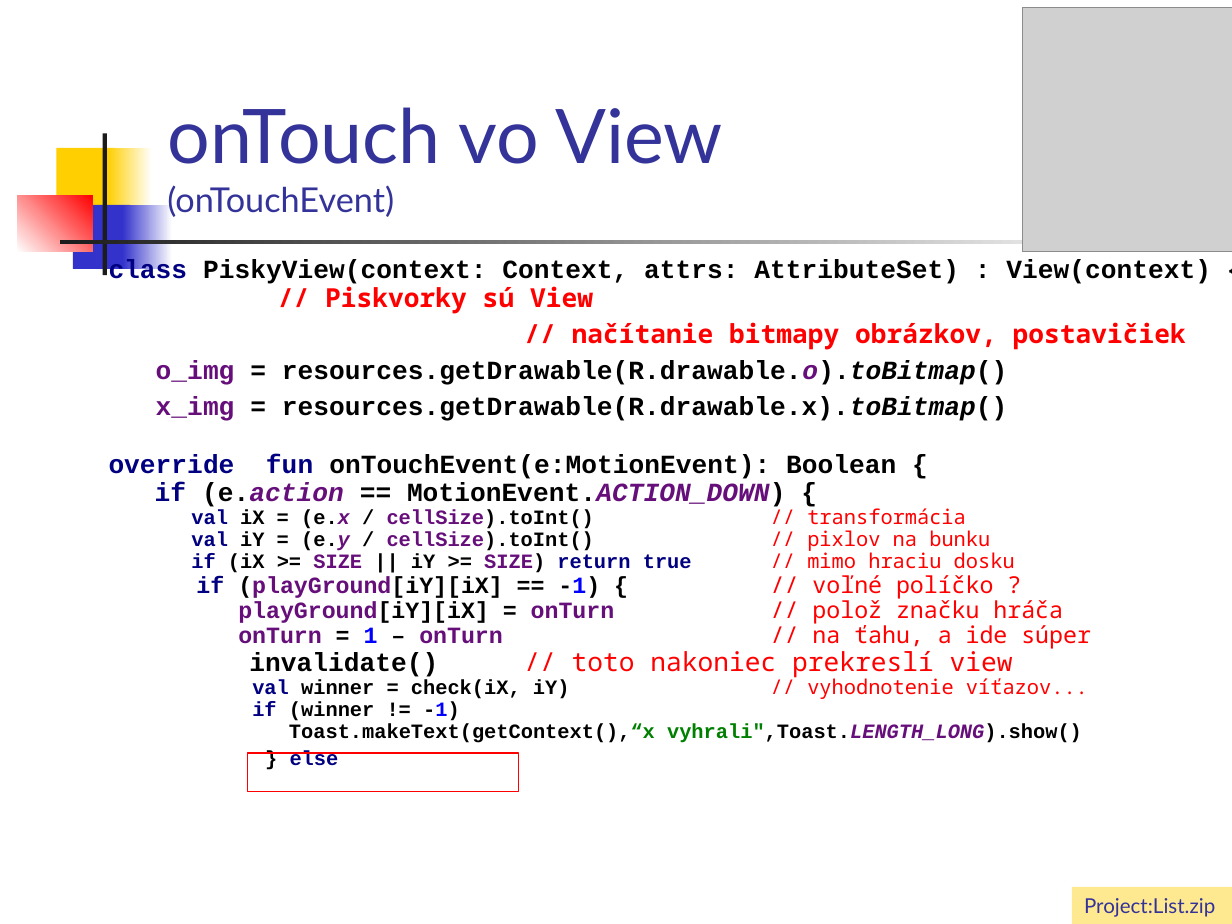
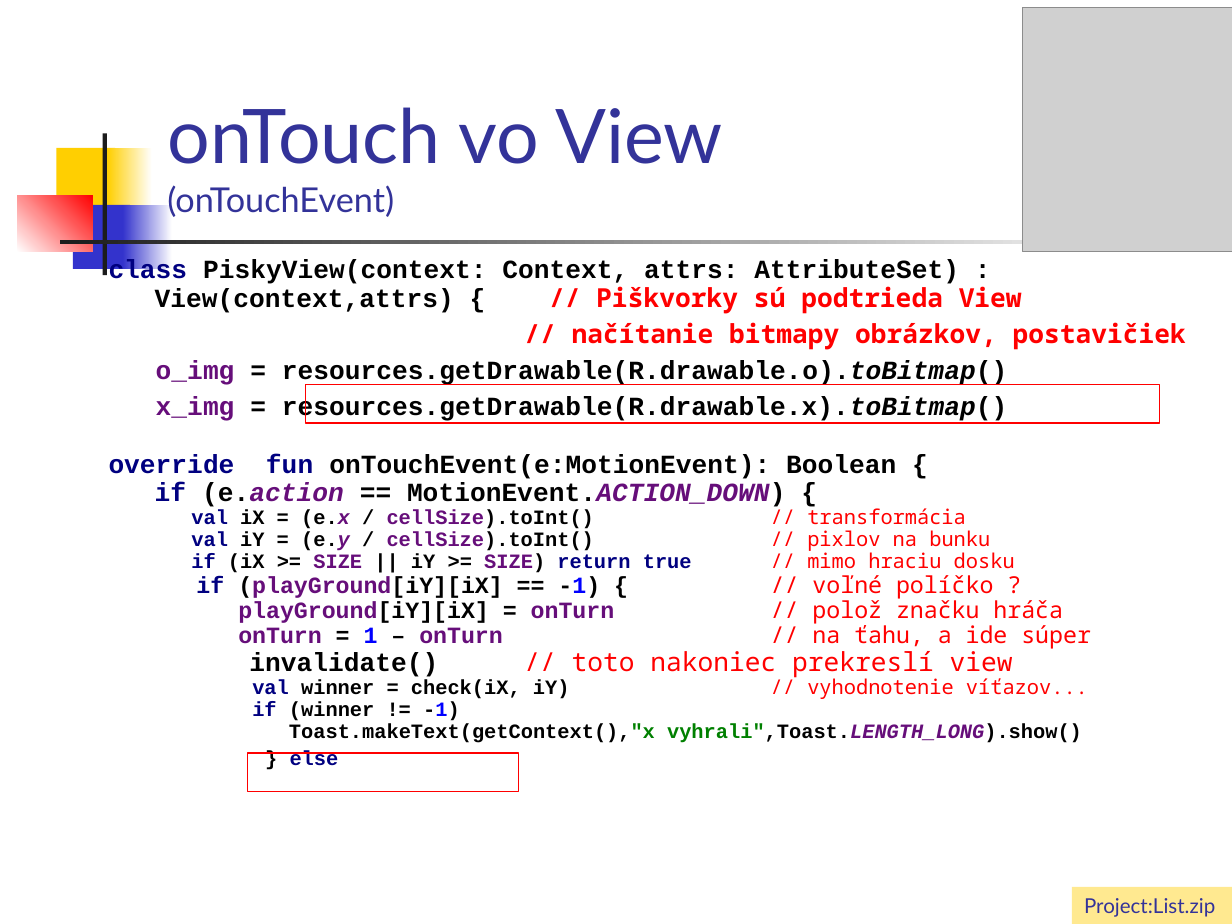
Before and after one commit to vmandro/Prednasky, a slide deck: slide 22 of 04/04_Android.ppt (slide 18 before the commit). Drawn at 1232x924 pixels with LibreOffice and Linux fonts; fonts in the diff are those of the drawing; grey boxes stand for pictures. Boxes give left, top, right and bottom in pixels: in the first picture for what was removed or moved away, otherwise in the second. Text is boxed around its words. In the diff, an @@ line names an element or a change of style, - is before the commit and + after.

```diff
--- a/04/04_Android.ppt
+++ b/04/04_Android.ppt
@@ text at bbox=[109, 260, 1022, 314]: text changed @@
-class PiskyView(context: Context, attrs: AttributeSet) : View(context) { // Piskvorky sú View
+class PiskyView(context: Context, attrs: AttributeSet) : View(context,attrs) { // Piškvorky sú podtrieda View
@@ text at bbox=[156, 360, 1007, 386]: text colour #660E7A to #000000, italic off in "resources.getDrawable(R.drawable.o).toBitmap()" @@
@@ rectangle added at bbox=[306, 384, 1159, 423], outline #FF0000 0.74 pt @@
```
Also in this commit, not shown: 24 other slides changed, 13 slides added, 3 slides removed, 1 other file.
